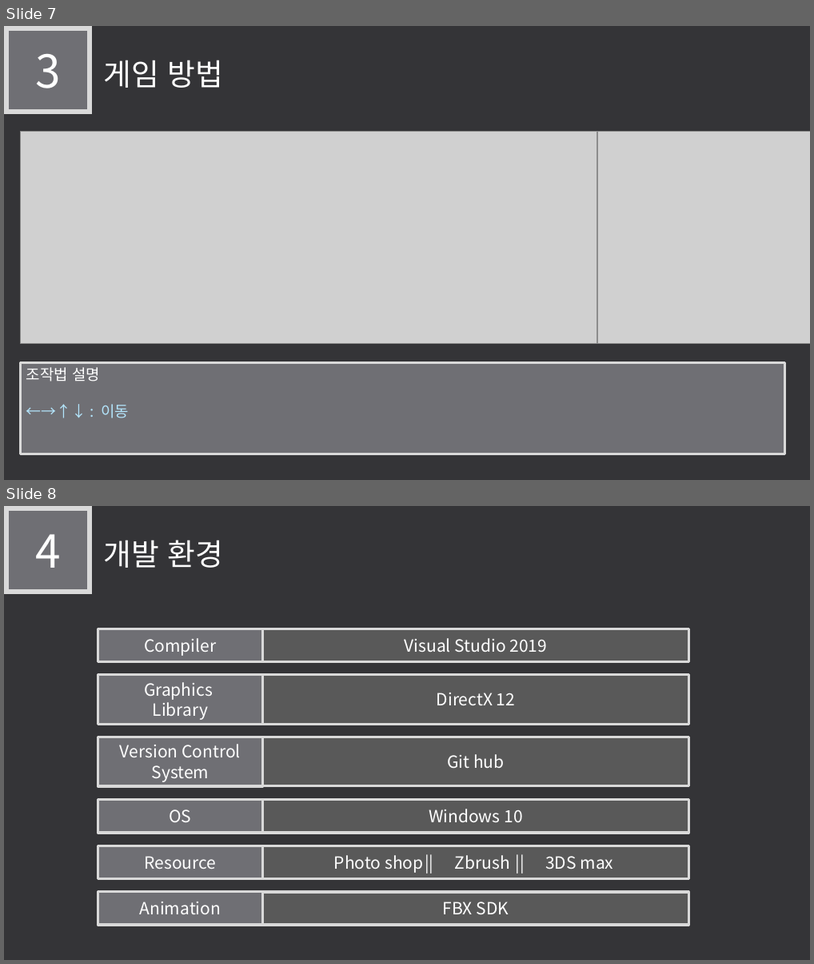
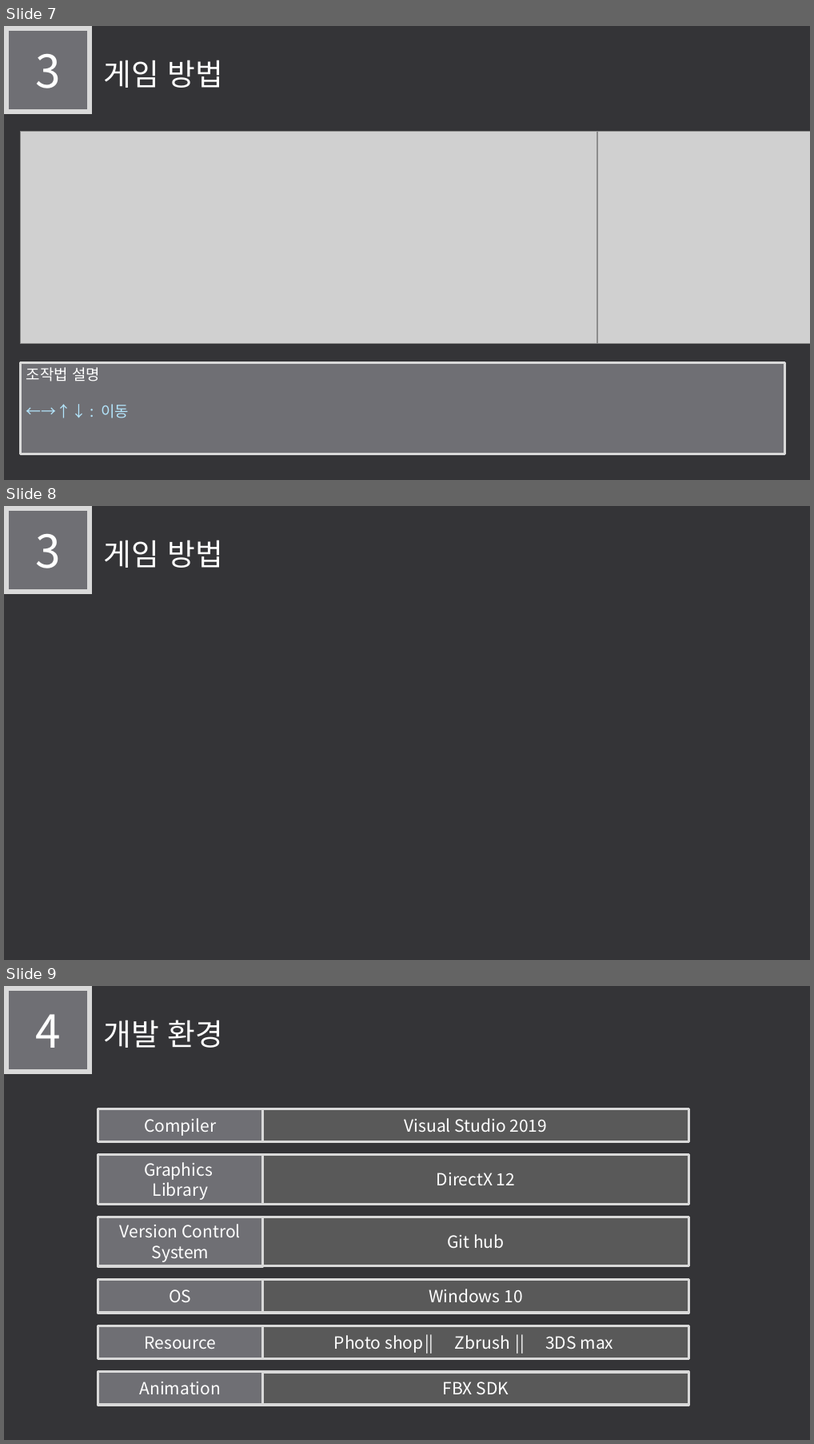
Before and after one commit to LEGO0937/Our_Project, a slide deck: 기획단계/졸작 제안서_α.pptx. Shown one above the other, each under a label of ours: slides 7 and 8 before the commit, slides 7, 8 and 9 after it. The pictures are 814x964 and 814x1444 pixels, drawn with LibreOffice and Linux fonts; fonts in the diff are those of the drawing; grey boxes stand for pictures. Boxes give left, top, right and bottom in pixels: in the first picture for what was removed or moved away, otherwise in the second. Text is boxed around its words. In the diff, an @@ line names an element or a change of style, - is before the commit and + after.

```diff
--- a/기획단계/졸작 제안서_α.pptx
+++ b/기획단계/졸작 제안서_α.pptx
@@ slide 8 added at (4,506,810,960), background #353537 @@
@@ rectangle added at (6,508,90,592), fill #6F6F74, outline #D9D9D9 6 pt, 54 pt, text #FFFFFF @@
+3
@@ text added at (104,540,224,568), 36 pt, text #FFFFFF @@
+게임 방법
@@ what was slide 8 is now slide 9 @@
```
Also in this commit, not shown: 4 slides changed.
